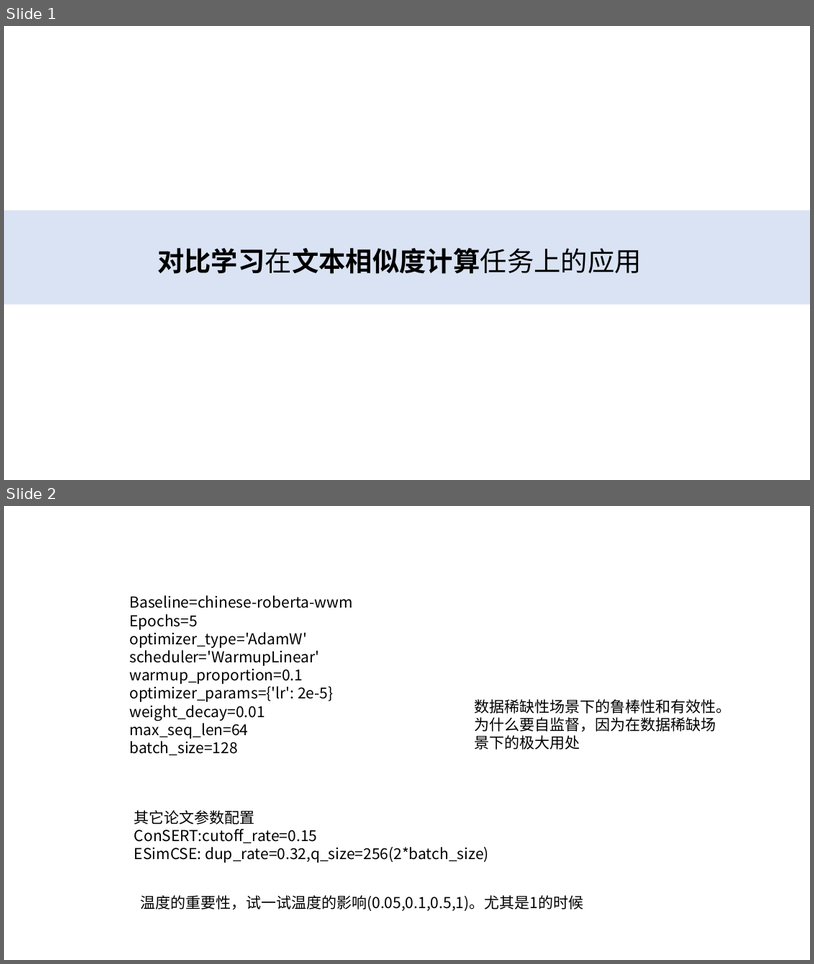
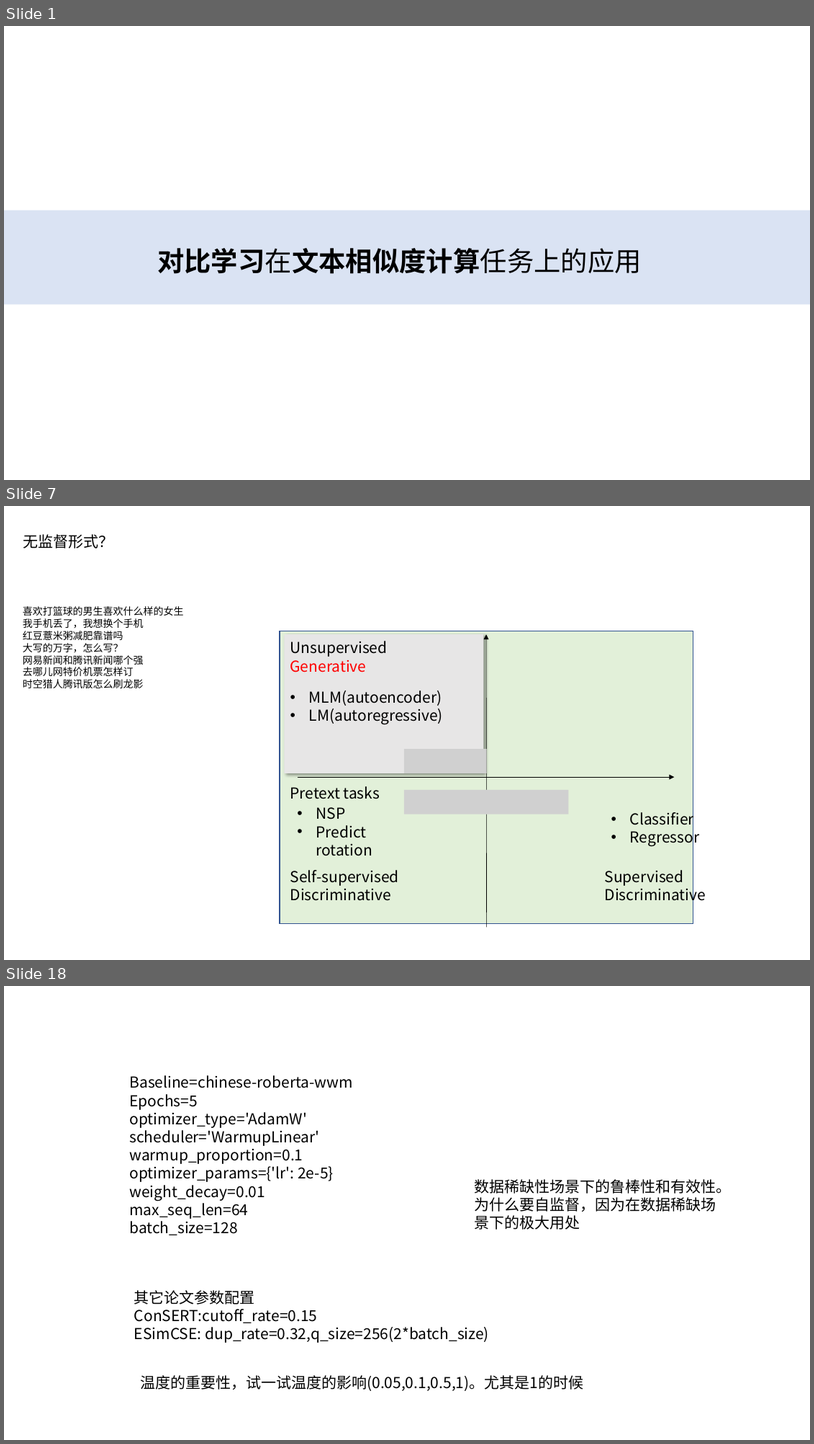
Before and after one commit to xianghuisun/ContrativeLearningInNLP, a slide deck: GroupMeeting.pptx. Shown one above the other, each under a label of ours: slides 1 and 2 before the commit, slides 1, 7 and 18 after it; the slides between them are not shown. The pictures are 814x964 and 814x1444 pixels, drawn with LibreOffice and Linux fonts; fonts in the diff are those of the drawing; grey boxes stand for pictures; background and template pictures are left out. Boxes give left, top, right and bottom in pixels: in the first picture for what was removed or moved away, otherwise in the second. Text is boxed around its words. In the diff, an @@ line names an element or a change of style, - is before the commit and + after.

```diff
--- a/GroupMeeting.pptx
+++ b/GroupMeeting.pptx
@@ slide 7 added at (4, 506, 810, 960), background #FFFFFF @@
@@ text added at (23, 534, 114, 548), 18 pt, text #000000 @@
+无监督形式？
@@ text added at (23, 606, 184, 688), 12 pt, text #000000 @@
+喜欢打篮球的男生喜欢什么样的女生
+我手机丢了，我想换个手机
+红豆薏米粥减肥靠谱吗
+大写的万字，怎么写？
+网易新闻和腾讯新闻哪个强
+去哪儿网特价机票怎样订
+时空猎人腾讯版怎么刷龙影
@@ rectangle added at (280, 631, 694, 923), fill #E2F0D9, outline #325491 1 pt @@
@@ rectangle added at (284, 634, 484, 773), fill #E7E6E6 @@
@@ arrow added from (486, 927) to (486, 634), #000000 0.5 pt @@
@@ text added at (291, 641, 388, 672), 18 pt, text #000000 @@
+Unsupervised
+Generative
@@ text added at (309, 690, 443, 725), 18 pt, text #000000 @@
+• MLM(autoencoder)
+• LM(autoregressive)
@@ picture added at (404, 749, 487, 773) @@
@@ text added at (291, 786, 380, 799), 18 pt, text #000000 @@
+Pretext tasks
@@ arrow added from (298, 777) to (675, 777), #000000 0.5 pt @@
@@ text added at (316, 807, 373, 856), 18 pt, text #000000 @@
+• NSP
+• Predict rotation
@@ picture added at (404, 790, 487, 814) @@
@@ picture added at (486, 790, 569, 814) @@
@@ text added at (630, 809, 700, 846), 18 pt, text #000000 @@
+• Classifier
+• Regressor
@@ text added at (291, 870, 399, 901), 18 pt, text #000000 @@
+Self-supervised
+Discriminative
@@ text added at (605, 870, 706, 903), 18 pt, text #000000 @@
+Supervised
+Discriminative
@@ what was slide 2 is now slide 18 @@
```
Also in this commit, not shown: 1 slide changed, 14 other slides added, 8 other files.
